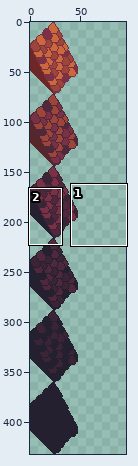
Sprite sheet, stored at resources/pngs/Block Roof Tiles.png. The picture above shows the old version from afar; the outline marks the close-up.
Close-up. Before:
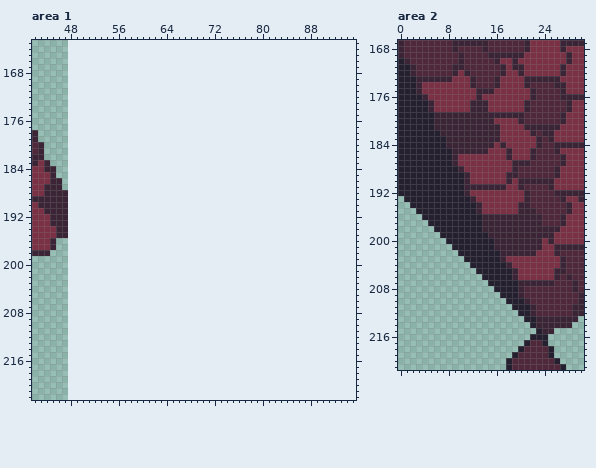
The file is 48x432 pixels. Shown: area 1: x 42..95, y 163..222; area 2: x 0..30, y 167..221. The old version is drawn lined up with the new one, on the new canvas. The commit also changed other parts of the picture, which this record leaves out.
Once edited:
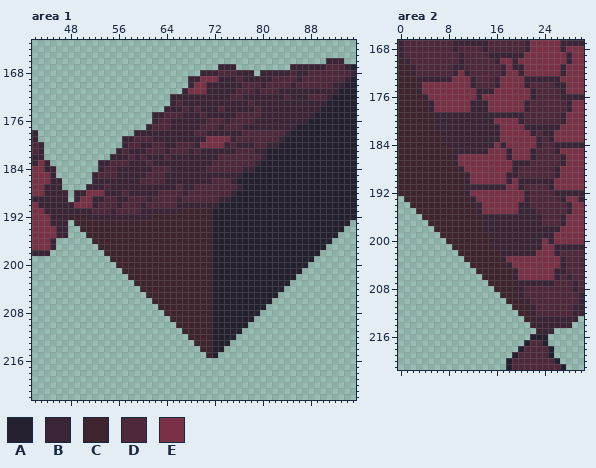
Palette (. is transparent): A #252030  B #3b2436  C #3f232d  D #50283b  E #7a3045
Change:
canvas 48x432 -> 96x432
Changed rows in their new state; - is an unchanged pixel.
Area 1:
first column x 48:
166 -------------------------------------------BBB--
167 -------------------------BBB---------BBBBBBDDDBA
168 ----------------------BBBDDDBBB-BBBBBDBBDDDDDDDB
169 --------------------BBEEEBBBDBBBBBDDDDBDDDDDDDBA
170 --------------------BEEBBBBBBDDDBDDDDBDDDDDDBBAA
171 -------------------BEEEBBBBBDDDBDDDBBBBBBBBBBAAA
172 -----------------BBBBBBBBBBDDBBBBBBBDBBBDDDBAAAA
173 -----------------BDBBBBBBBBBBBDBBBBBBBBBBBBAAAAA
174 ----------------BBBDBDBBBDBBBBBDBBBBBBBBBBAAAAAA
175 --------------BBDDDBBBDBBBBBDDDDBBBBBBBBBAAAAAAA
176 --------------BDDBBBBBBDDDBDDDDBBBBBBBBBAAAAAAAA
177 -------------BDDDBBBBBDDDBDDDBBBBBBBBBAAAAAAAAAA
178 -----------BBBBBBBBBBDDBBBBBBDDDDDDDBAAAAAAAAAAA
179 ---------BBDDDBBBBBBBBBEEEEBDDDDDDDBAAAAAAAAAAAA
180 ---------BDDBBDDBBDDDBEEEEBDBBBDDBBAAAAAAAAAAAAA
181 --------BDBBBDDDBDDDBDBBBBBBDDDBBAAAAAAAAAAAAAAA
182 -------BBBDBDBBBDBBBBBBBBDDDDDDDBAAAAAAAAAAAAAAA
183 -----BBDDDBBBDBBBBBBBBBBDDDDDDDBAAAAAAAAAAAAAAAA
184 -----BDDBBBBBBDDDBBBBBBDDDDDDBBAAAAAAAAAAAAAAAAA
185 ----BDDDBBBBBDDDBBBBBBBBBBBBBAAAAAAAAAAAAAAAAAAA
186 ----BBBBBBBBDDDDBBBBBBBBDDDBAAAAAAAAAAAAAAAAAAAA
187 ---BBBDBBBBBBBBBBBDBBDDDDDDDBAAAAAAAAAAAAAAAAAAA
188 -BBEEEBBBDBBBBBDDDDBDDDDDDDBAAAAAAAAAAAAAAAAAAAA
189 -BEEBBDDBBDDDBDDDDBDDDDDDBBAAAAAAAAAAAAAAAAAAAAA
190 BEEEBDDDBDDDBDDDDDBBBBBBBAAAAAAAAAAAAAAAAAAAAAAA
191 BBBBDDDBDDDDBBBBBBBCCCCCAAAAAAAAAAAAAAAAAAAAAAAA
192 CCCBBBBBBBBBBBCCCCCCCCCCAAAAAAAAAAAAAAAAAAAAAAAA
193 -CCCCCCCCCCCCCCCCCCCCCCCAAAAAAAAAAAAAAAAAAAAAAA-
194 --CCCCCCCCCCCCCCCCCCCCCCAAAAAAAAAAAAAAAAAAAAAA--
195 ---CCCCCCCCCCCCCCCCCCCCCAAAAAAAAAAAAAAAAAAAAA---
196 ----CCCCCCCCCCCCCCCCCCCCAAAAAAAAAAAAAAAAAAAA----
197 -----CCCCCCCCCCCCCCCCCCCAAAAAAAAAAAAAAAAAAA-----
198 ------CCCCCCCCCCCCCCCCCCAAAAAAAAAAAAAAAAAA------
199 -------CCCCCCCCCCCCCCCCCAAAAAAAAAAAAAAAAA-------
200 --------CCCCCCCCCCCCCCCCAAAAAAAAAAAAAAAA--------
201 ---------CCCCCCCCCCCCCCCAAAAAAAAAAAAAAA---------
202 ----------CCCCCCCCCCCCCCAAAAAAAAAAAAAA----------
203 -----------CCCCCCCCCCCCCAAAAAAAAAAAAA-----------
204 ------------CCCCCCCCCCCCAAAAAAAAAAAA------------
205 -------------CCCCCCCCCCCAAAAAAAAAAA-------------
206 --------------CCCCCCCCCCAAAAAAAAAA--------------
207 ---------------CCCCCCCCCAAAAAAAAA---------------
208 ----------------CCCCCCCCAAAAAAAA----------------
209 -----------------CCCCCCCAAAAAAA-----------------
210 ------------------CCCCCCAAAAAA------------------
211 -------------------CCCCCAAAAA-------------------
212 --------------------CCCCAAAA--------------------
213 ---------------------CCCAAA---------------------
214 ----------------------CCAA----------------------
215 -----------------------CA-----------------------
Area 2:
first column x 0:
170 C-----------------------
171 CC----------------------
172 CC----------------------
173 CCC---------------------
174 CCC---------------------
175 CCC---------------------
176 CCCC--------------------
177 CCCCC-------------------
178 CCCCC-------------------
179 CCCCCC------------------
180 CCCCCC------------------
181 CCCCCC------------------
182 CCCCCCC-----------------
183 CCCCCCCC----------------
184 CCCCCCCC----------------
185 CCCCCCCCC---------------
186 CCCCCCCCC---------------
187 CCCCCCCCC---------------
188 CCCCCCCCCC--------------
189 CCCCCCCCCCC-------------
190 CCCCCCCCCCC-------------
191 CCCCCCCCCCC-------------
192 CCCCCCCCCCC-------------
193 -CCCCCCCCCCC------------
194 --CCCCCCCCCCC-----------
195 ---CCCCCCCCCC-----------
196 ----CCCCCCCCCC----------
197 -----CCCCCCCCC----------
198 ------CCCCCCCC----------
199 -------CCCCCCCC---------
200 --------CCCCCCCC--------
201 ---------CCCCCCC--------
202 ----------CCCCCCC-------
203 -----------CCCCCC-------
204 ------------CCCCCC------
205 -------------CCCCCC-----
206 --------------CCCCC-----
207 ---------------CCCCC----
208 ----------------CCCC----
209 -----------------CCC----
210 ------------------CCC---
211 -------------------CCC--
212 --------------------CC--
213 ---------------------CC-
214 ----------------------C-
215 -----------------------C
Boxes around the changes in both close-ups, in picture pixels (x1, y1, x2, y2):
added: (68, 58, 356, 358)
changed: (398, 58, 542, 334)
